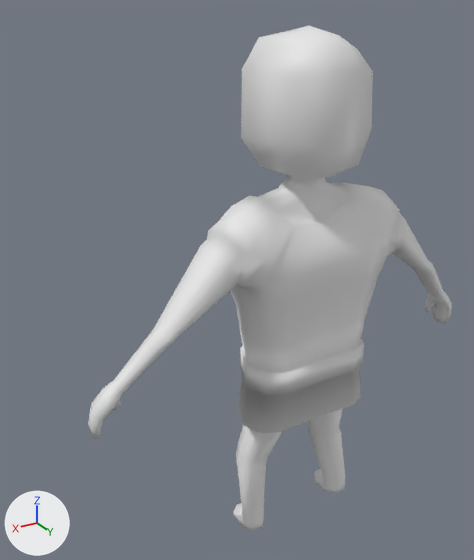
The Blender file Archery/Assets/Resources/Models/Character/SmallDude02.blend: old version first, new version second.
Before and after are seen from a 50 mm camera at (4.74, 6.6, 6.99) aimed at (0.66, -0.2, 3.59). The axes (+X, +Y, +Z) are drawn at lower left. The lights are the same throughout.
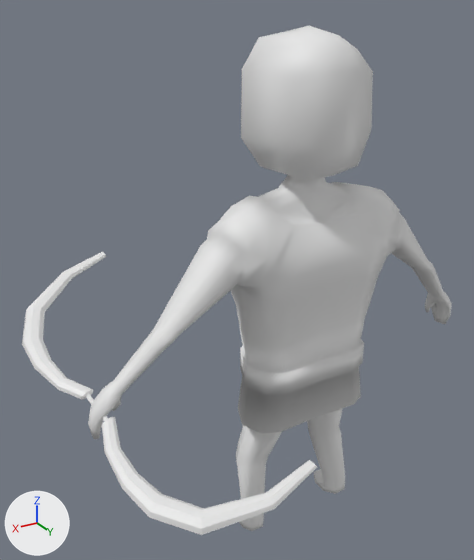
Changed parts and their boxes (x1, y1, x2, y2) in the pictures (474 x 560 px):
'Cylinder', added
    after: (22, 251, 317, 535)

Diff of the bpy script that builds the scene:
```diff
--- a/Archery/Assets/Resources/Models/Character/SmallDude02.blend.py
+++ b/Archery/Assets/Resources/Models/Character/SmallDude02.blend.py
@@ me_cylinder @@
+me_cylinder.from_pydata(...)  # 80 vertices, 74 faces; spans x -0.38..0.38, y -11.34..0.0, z -6.89..1.55
@@ ob_cylinder @@
+ob_cylinder = bpy.data.objects.new('Cylinder', me_cylinder)
+ob_cylinder.location = (2.81, 0.25, 2.61)
+ob_cylinder.rotation_euler = (2.477, -1.138, 0.775)  # degrees (142, -65, 44)
+ob_cylinder.scale = (0.2, 0.2, 0.2)
+_m = ob_cylinder.modifiers.new('Mirror', 'MIRROR')
+_m.use_axis = (False, True, False)
+_m.use_clip = True
```
